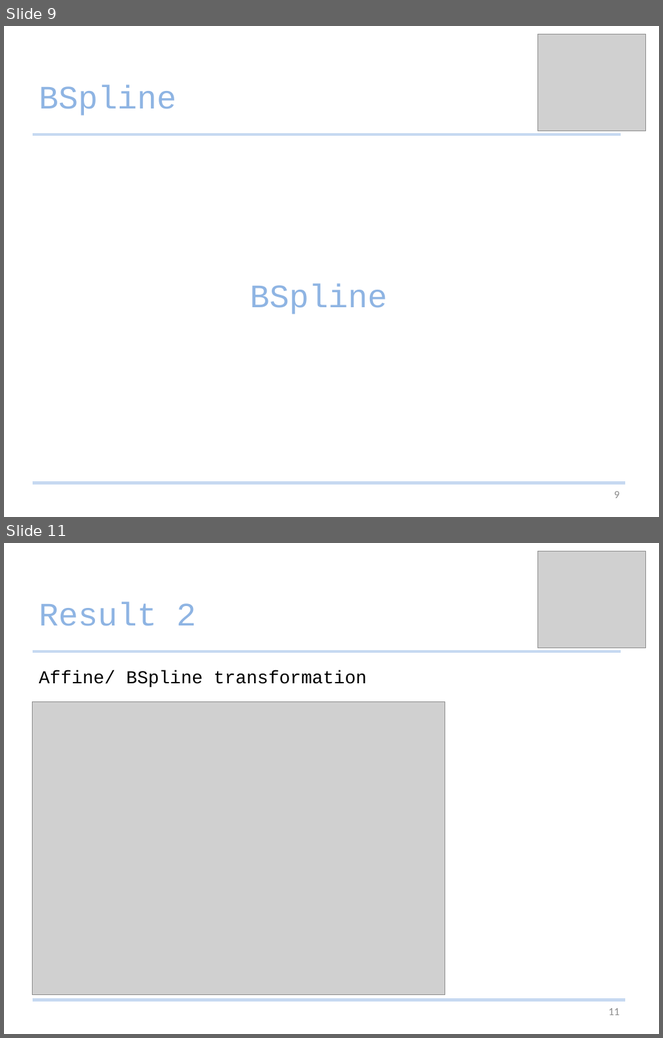
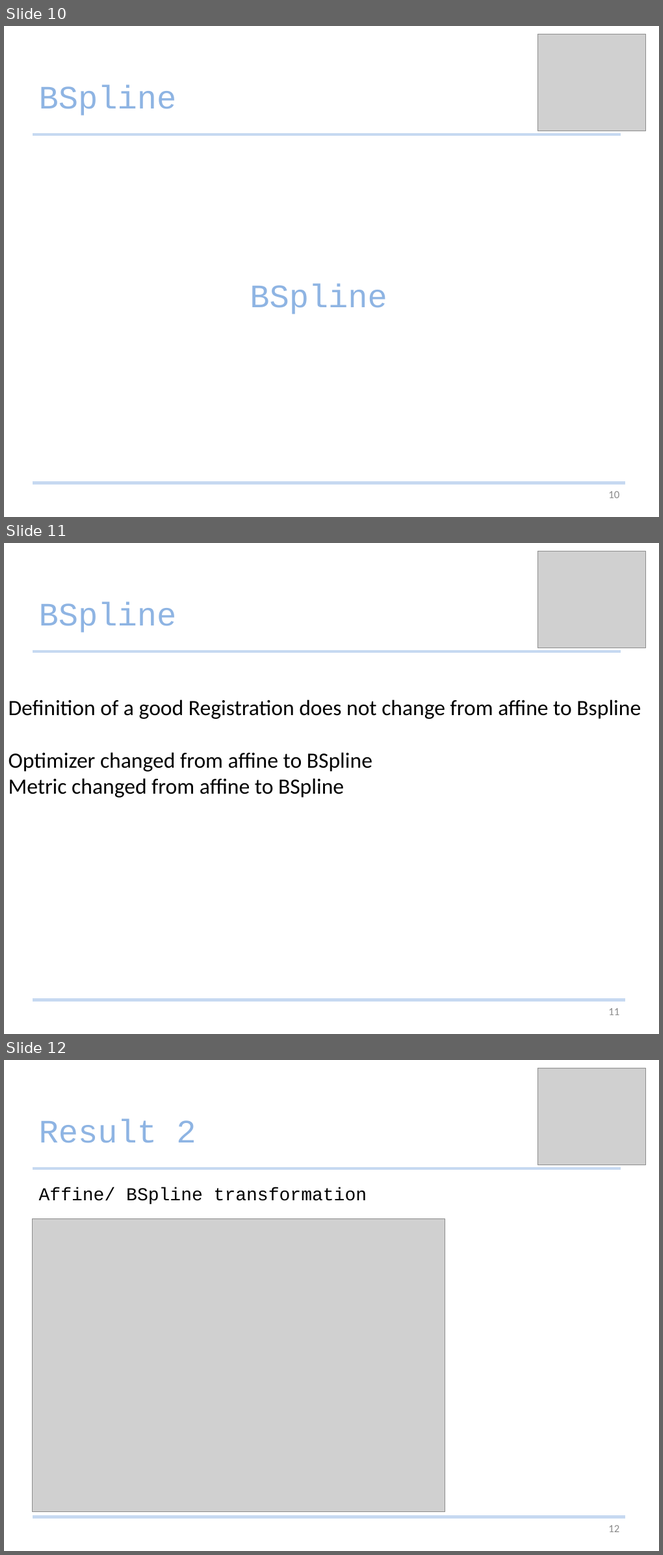
Before and after one commit to Studijacob/MIALab, a slide deck: wd/Documentation/MIALab presentation.pptx. Shown one above the other, each under a label of ours: slides 9 and 11 before the commit, slides 10, 11 and 12 after it; the slides between them are not shown. The pictures are 663x1038 and 663x1555 pixels, drawn with LibreOffice and Linux fonts; fonts in the diff are those of the drawing; grey boxes stand for pictures. Boxes give left, top, right and bottom in pixels: in the first picture for what was removed or moved away, otherwise in the second. Text is boxed around its words. In the diff, an @@ line names an element or a change of style, - is before the commit and + after.

```diff
--- a/wd/Documentation/MIALab presentation.pptx
+++ b/wd/Documentation/MIALab presentation.pptx
@@ slide 11 added at [4,543,659,1034], background #FFFFFF @@
@@ picture added at [538,551,646,648] @@
@@ title added at [39,601,177,633], 36 pt, text #8EB4E3 @@
+BSpline
@@ line added from (32, 651) to (621, 651), #C6D9F1 3 pt @@
@@ text added at [9,700,641,798], 24 pt, text #000000 @@
+Definition of a good Registration does not change from affine to Bspline
+Optimizer changed from affine to BSpline
+Metric changed from affine to BSpline
@@ line added from (32, 1001) to (626, 1001), #C6D9F1 3 pt @@
@@ page number added at [608,1008,620,1016], 12 pt, text #8C8C8C @@
+11
@@ what was slide 9 is now slide 10 @@
@@ page number at [608,491,620,499]: text changed @@
-9
+10
@@ what was slide 11 is now slide 12 @@
@@ page number at [608,1525,620,1533]: text changed @@
-11
+12
```
Also in this commit, not shown: 7 slides changed, 4 other slides added.
